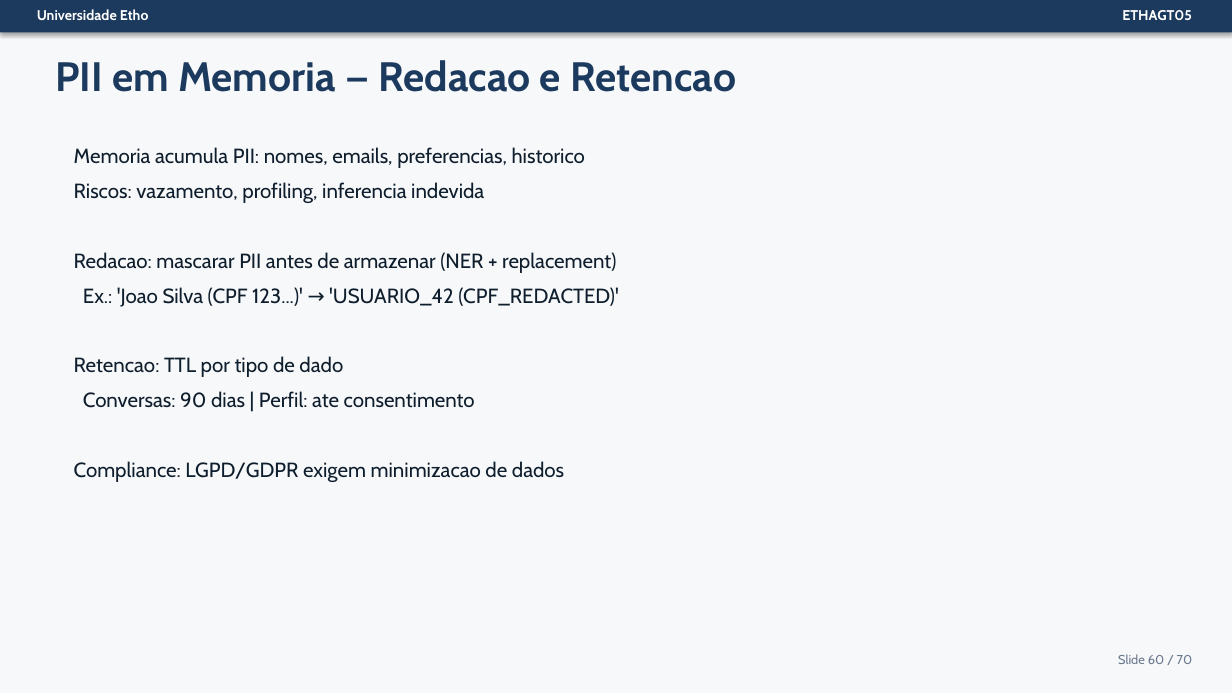
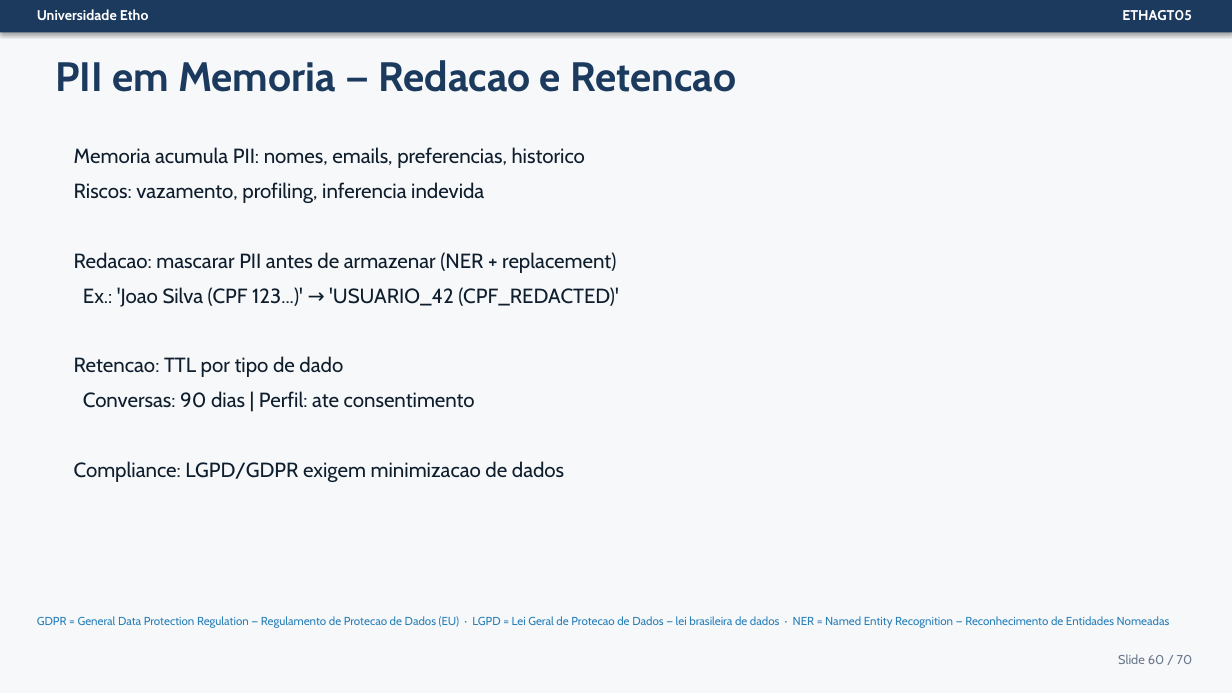
Before and after one commit to Etho-University/especializacao-programacao-agentica, a slide deck: slide 60 of 03-Slides/ETHAGT05/ETHAGT05-Apresentacao.pptx. Drawn at 1232x693 pixels with LibreOffice and Linux fonts; fonts in the diff are those of the drawing. Boxes give left, top, right and bottom in pixels: in the first picture for what was removed or moved away, otherwise in the second. Text is boxed around its words. In the diff, an @@ line names an element or a change of style, - is before the commit and + after.

```diff
--- a/03-Slides/ETHAGT05/ETHAGT05-Apresentacao.pptx
+++ b/03-Slides/ETHAGT05/ETHAGT05-Apresentacao.pptx
@@ text added at (37, 616, 1170, 628), 9 pt, text #2980B9 @@
+GDPR = General Data Protection Regulation — Regulamento de Protecao de Dados (EU) · LGPD = Lei Geral de Protecao de Dados — lei brasileira de dados · NER = Named Entity Recognition — Reconhecimento de Entidades Nomeadas
```
Also in this commit, not shown: 9 other slides changed, 57 other files.
